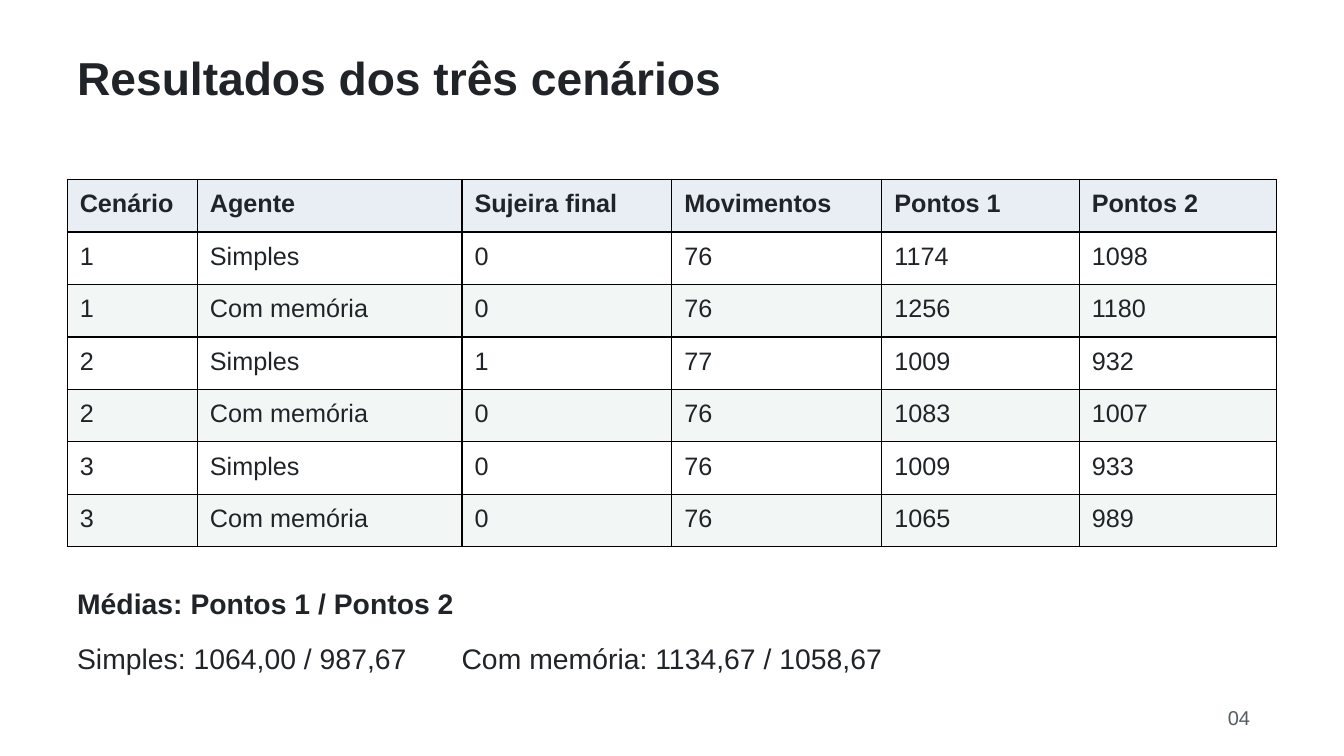
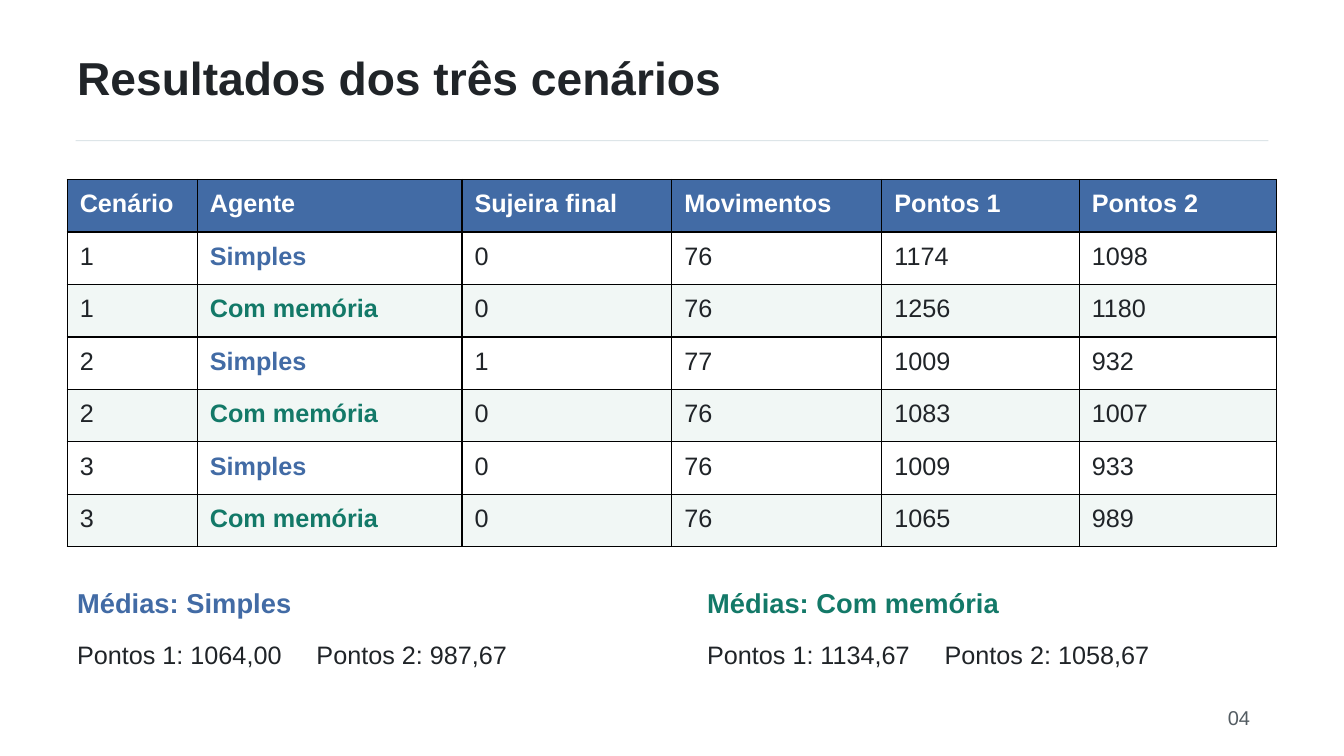
Before and after one commit to Lucas4lmeida/agentes-inteligentes-aspirador, a slide deck: slide 4 of apresentacao_agentes.pptx. Drawn at 1344x756 pixels with LibreOffice and Linux fonts; fonts in the diff are those of the drawing. Boxes give left, top, right and bottom in pixels: in the first picture for what was removed or moved away, otherwise in the second. Text is boxed around its words. In the diff, an @@ line names an element or a change of style, - is before the commit and + after.

```diff
--- a/apresentacao_agentes.pptx
+++ b/apresentacao_agentes.pptx
@@ line added from (76, 141) to (1268, 141), #DDE5E8 0.75 pt @@
@@ table at (x1=68, y1=179, x2=1276, y2=549) @@
@@ fill #E8EEF3 to #426BA5 in row 1 @@
@@ fill #F2F7F5 to #F1F7F5 in 18 cells @@
@@ text colour #202428 to #FFFFFF in "Cenário", "Agente", "Sujeira final", "Movimentos" and 2 more places @@
@@ text colour #202428 to #426BA5 in "Simples", "Simples", "Simples" @@
@@ bold on in "Simples", "Com memória", "Simples", "Com memória" and 2 more places @@
@@ text colour #202428 to #137968 in "Com memória", "Com memória", "Com memória" @@
@@ text at (x1=77, y1=593, x2=291, y2=618): text changed; size 20.2 to 19.5 pt; text colour #202428 to #426BA5 @@
-Médias: Pontos 1 / Pontos 2
+Médias: Simples
@@ text added at (x1=707, y1=593, x2=999, y2=614), 19.5 pt, text #137968, bold @@
+Médias: Com memória
@@ text at (x1=77, y1=646, x2=507, y2=668): text changed; size 20.2 to 18 pt @@
-Simples: 1064,00 / 987,67 Com memória: 1134,67 / 1058,67
+Pontos 1: 1064,00 Pontos 2: 987,67
@@ text added at (x1=707, y1=646, x2=1149, y2=668), 18 pt, text #202428 @@
+Pontos 1: 1134,67 Pontos 2: 1058,67
```
Also in this commit, not shown: 5 other slides changed, 3 other files.
